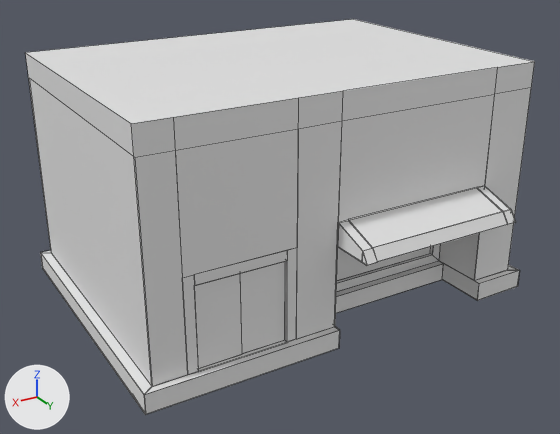
An edit to the Blender file Assets/Models/MiScusiModels/Italy/Shopping District/Building2.blend, drawn before and after from the same camera.
The view is the same before and after, from a 50 mm lens placed at (39.0, 66.2, 40.2), pointed at (1.1, 3.0, 8.6). Lighting does not change. The marker at lower left points along +X, +Y and +Z. Mesh edges are drawn as thin lines.

Names of what the first picture shows: 'building_002'.
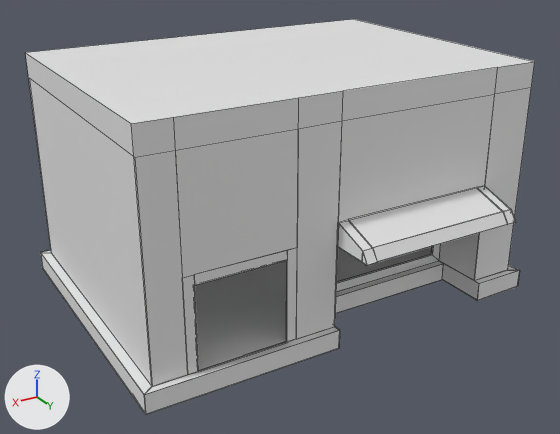
Changed parts and their boxes [x1, y1, x2, y2] in the pictures (560 x 434 px):
part 1 of me_building_002_mesh, built on
    both: [195, 247, 433, 371]

Diff of the bpy script that builds the scene:
```diff
--- a/Assets/Models/MiScusiModels/Italy/Shopping District/Building2.blend.py
+++ b/Assets/Models/MiScusiModels/Italy/Shopping District/Building2.blend.py
@@ me_building_002_mesh @@
 # used by ob_building_002; location = (0.0, 0.0, 0.0); scale = (10.2, 7.38, 10.0)
-me_building_002_mesh.from_pydata(...)  # 164 vertices, 142 faces; spans x -2.1..2.1, y -2.1..2.6, z 0.0..2.45
+me_building_002_mesh.from_pydata(...)  # 164 vertices, 148 faces; spans x -2.1..2.1, y -2.1..2.6, z 0.0..2.45
+# me_building_002_mesh part 1
+# 6 faces are deleted
+# 10 vertices in x -1.43..1.58, y 1.2..1.95, z 0.2..1.17 move by (0.0, 0.03, 0.0)
+# 6 vertices in x 0.71..1.59, y 1.94, z 0.19..1.03 move by (0.0, 0.04, 0.0)
+# 4 vertices in x -1.42..0.1, y 1.21, z 0.3..1.16 move by (0.0, 0.02, 0.0)
+# 12 new faces join them
```
